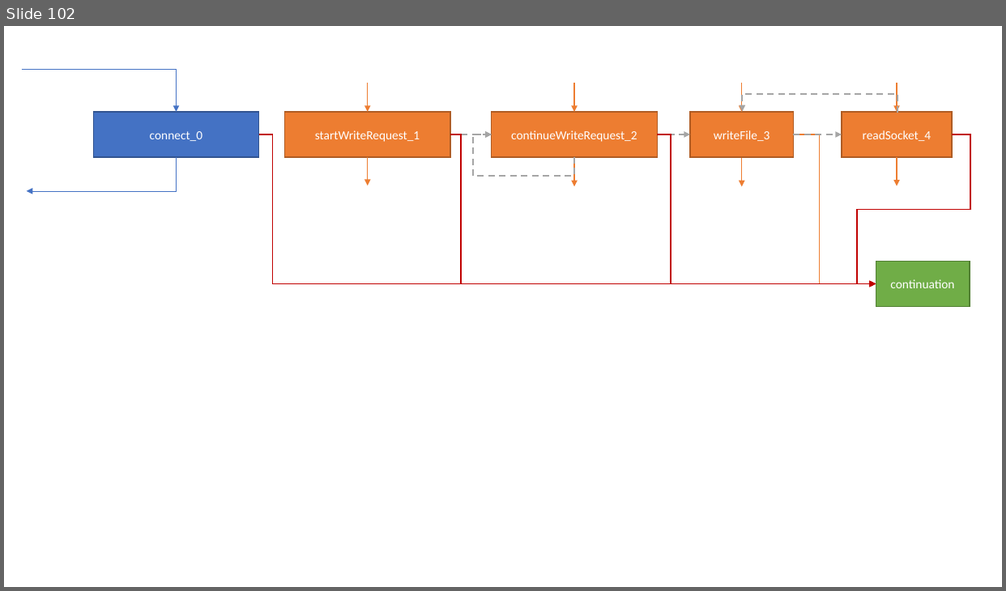
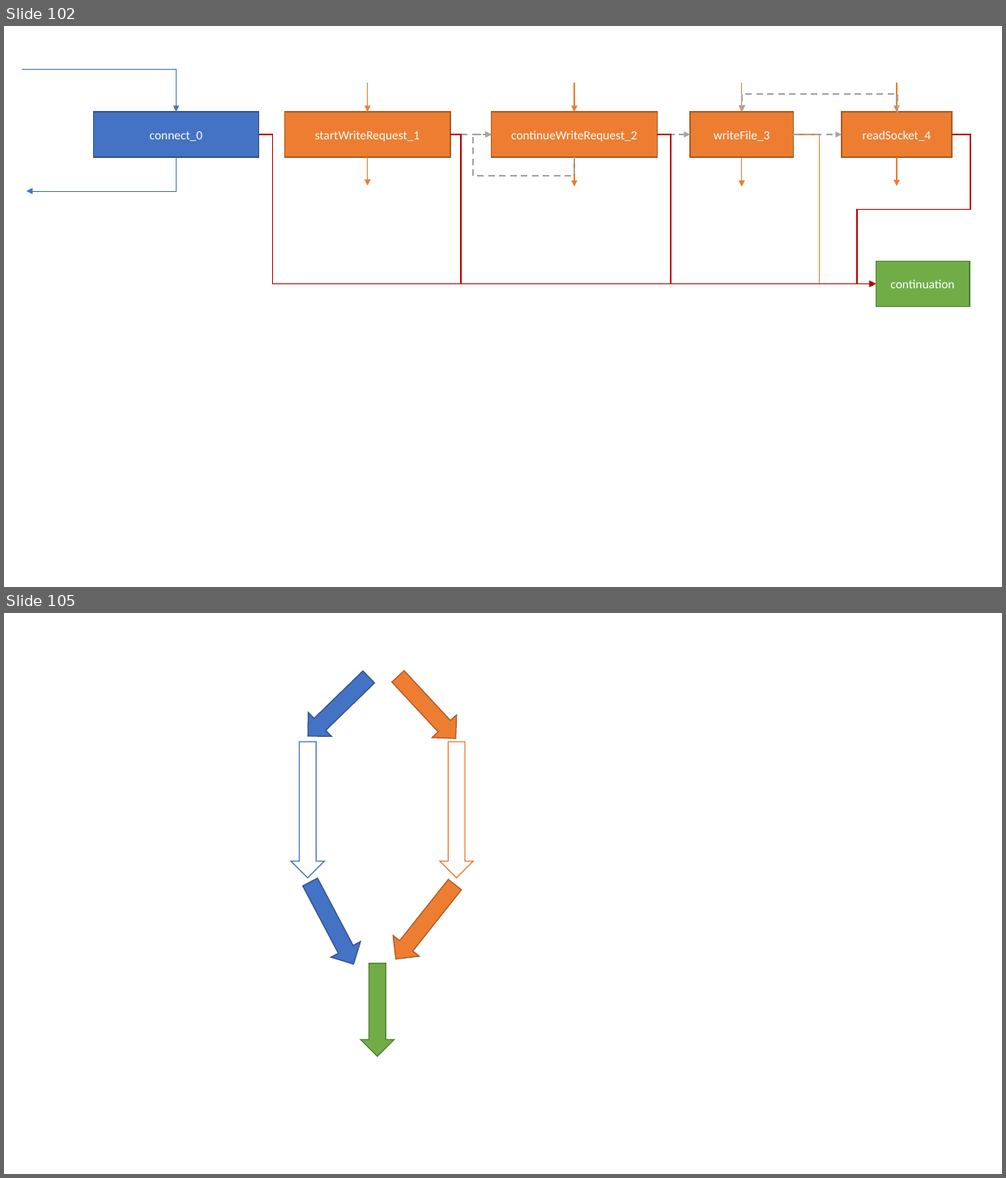
Before and after one commit to isel-leic-pc/s2021v-li51n, a slide deck: docs/threads.pptx. Shown one above the other, each under a label of ours: slide 102 before the commit, slides 102 and 105 after it; the slides between them are not shown. The pictures are 1006x591 and 1006x1178 pixels, drawn with LibreOffice and Linux fonts; fonts in the diff are those of the drawing. Boxes give left, top, right and bottom in pixels: in the first picture for what was removed or moved away, otherwise in the second. Text is boxed around its words. In the diff, an @@ line names an element or a change of style, - is before the commit and + after.

```diff
--- a/docs/threads.pptx
+++ b/docs/threads.pptx
@@ slide 105 added at (x1=4, y1=613, x2=1002, y2=1174), background #FFFFFF @@
@@ right arrow added at (x1=296, y1=666, x2=381, y2=748), fill #4472C4, outline #325491 1 pt @@
@@ right arrow added at (x1=386, y1=666, x2=468, y2=750), fill #ED7D31, outline #AF5C24 1 pt @@
@@ right arrow added at (x1=291, y1=742, x2=325, y2=879), fill #FFFFFF, outline #4472C4 1 pt @@
@@ right arrow added at (x1=440, y1=742, x2=474, y2=879), fill #FFFFFF, outline #ED7D31 1 pt @@
@@ right arrow added at (x1=296, y1=875, x2=368, y2=972), fill #4472C4, outline #325491 1 pt @@
@@ right arrow added at (x1=382, y1=874, x2=468, y2=969), fill #ED7D31, outline #AF5C24 1 pt @@
@@ right arrow added at (x1=360, y1=964, x2=394, y2=1057), fill #70AD47, outline #538035 1 pt @@
```
Also in this commit, not shown: 1 slide changed, 8 other slides added, 2 other files.
